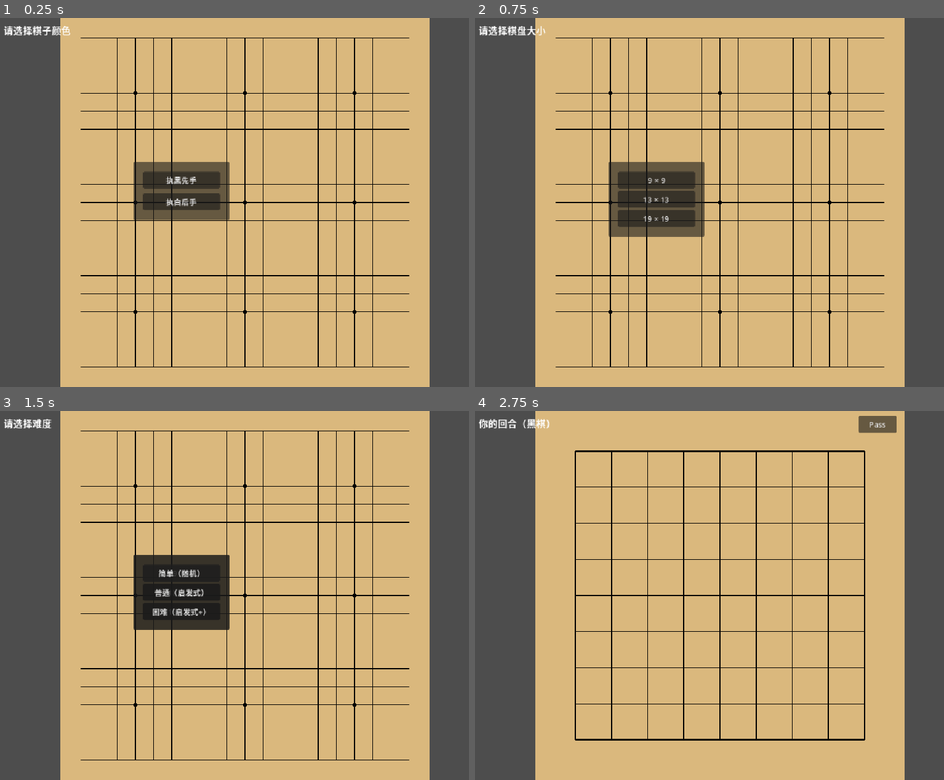
Above: before the commit, frames 1-4 (two rows, left to right).
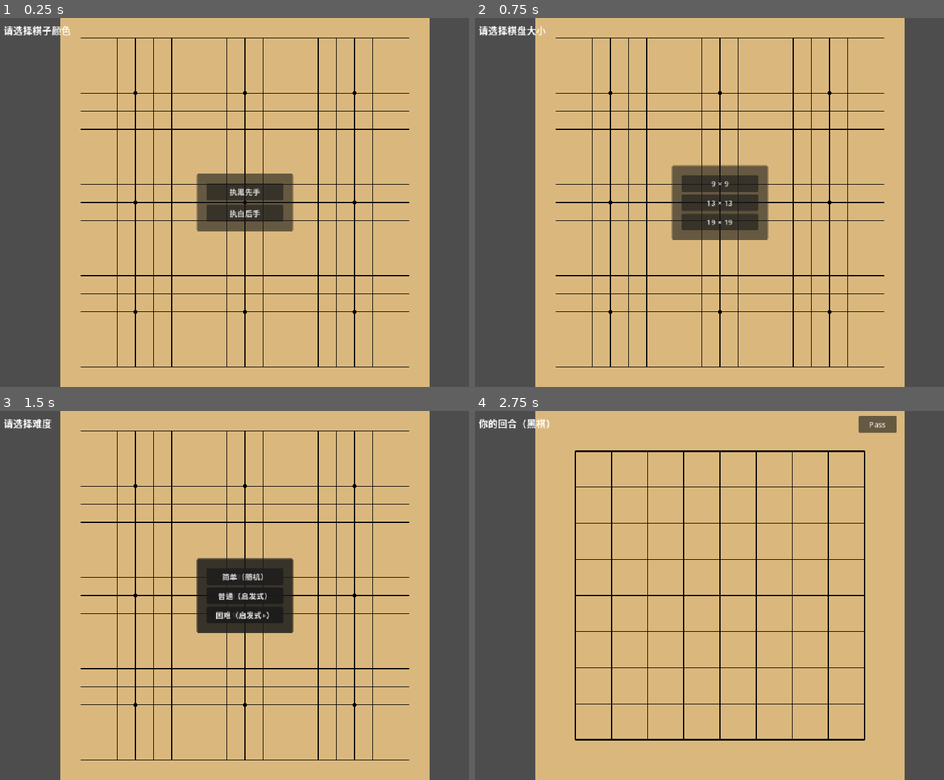
Above: after the commit, the same moments.

Repository: SSSxSSSxSSS/WeiQi
Game: Godot game, scene res://src/scenes/main.tscn
Two runs of this game, one before a commit and one after it. Both use one fixed random seed, a clock stepped at 60 frames per second and the inputs below.
Inputs:
- Up to frame 1 (0.25 s): no input
- Up to frame 2 (0.75 s): click "执黑先手" at 0.5 s
- Up to frame 3 (1.5 s): click "9 × 9" at 1.25 s
- Up to frame 4 (2.75 s): click "13 × 13" at 2 s

The runs differ from the first frame. In frame 1, 5.0% of the frame differs, in the area x 28-63%, y 39-58%; in frame 2, 6.0%; in frame 3, 6.0%, in the area x 28-63%, y 39-61%; in frame 4, nothing differs.

Commit message:
fix: UI 面板根据窗口大小自动居中

Diff:
--- a/src/game/game_controller.gd
+++ b/src/game/game_controller.gd
@@ -33,6 +33,8 @@
 	add_child(_board_renderer)
 	_board_renderer.board_clicked.connect(_on_board_clicked)
 	_create_ui()
+	_center_ui()
+	get_tree().root.size_changed.connect(_center_ui)
 	_enter_color_select()
 
 func _create_ui() -> void:
@@ -281,6 +283,17 @@
 	_undo_button.visible = not _history.is_empty()
 	_hud_label.text = "已悔棋"
 
+func _center_ui() -> void:
+	var vs: Vector2 = get_viewport().get_visible_rect().size
+	var cx: float = vs.x / 2.0
+	var cy: float = vs.y / 2.0
+
+	_color_panel.position = Vector2(cx - 100, cy - 60)
+	_size_panel.position = Vector2(cx - 100, cy - 77)
+	_difficulty_panel.position = Vector2(cx - 100, cy - 77)
+	_game_over_label.position = Vector2(cx - 200, cy - 60)
+	_restart_button.position = Vector2(cx - 80, cy + 40)
+
 func _on_restart() -> void:
 	_restart_button.visible = false
 	_game_over_label.visible = false
